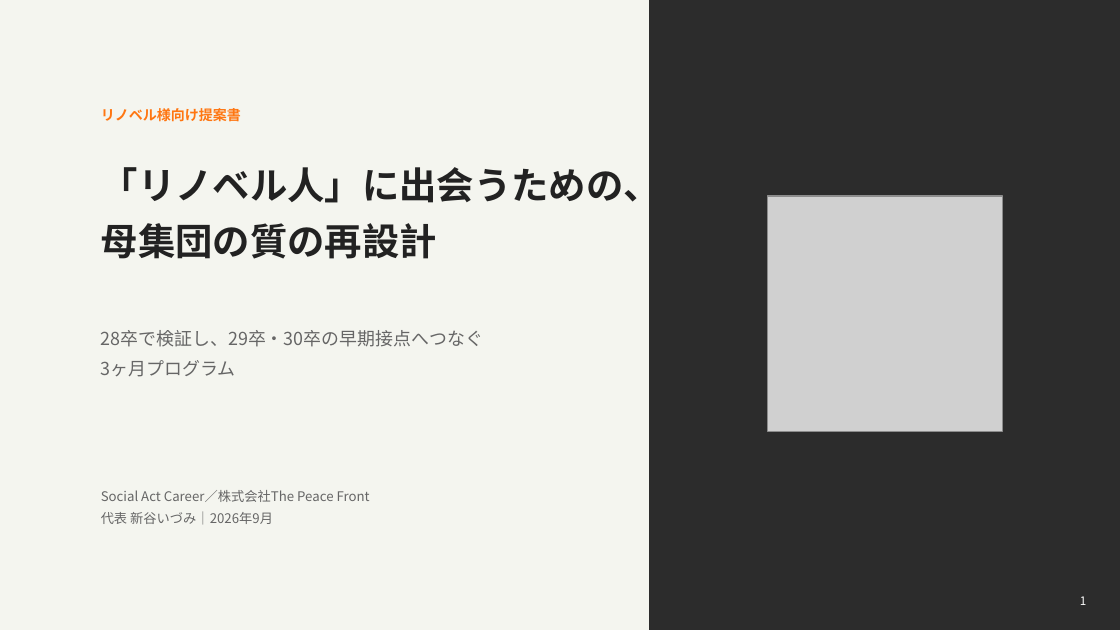
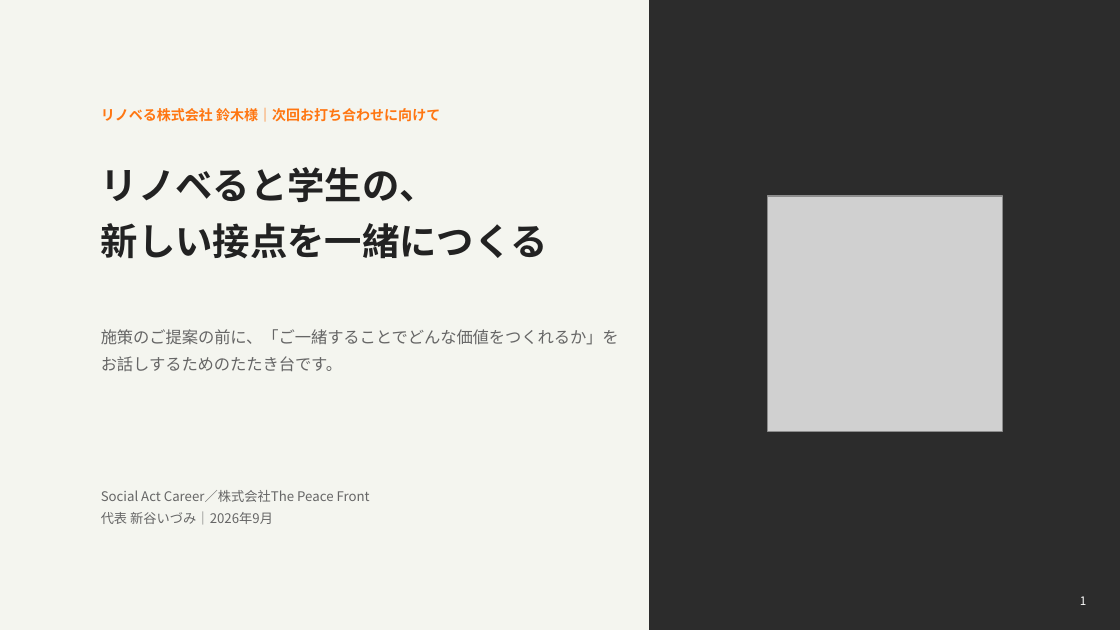
Before and after one commit to izumishintani/congrant-lp, a slide deck: slide 1 of proposals/renoveru-2026-09.pptx. Drawn at 1120x630 pixels with LibreOffice and Linux fonts; fonts in the diff are those of the drawing; grey boxes stand for pictures. Boxes give left, top, right and bottom in pixels: in the first picture for what was removed or moved away, otherwise in the second. Text is boxed around its words. In the diff, an @@ line names an element or a change of style, - is before the commit and + after.

```diff
--- a/proposals/renoveru-2026-09.pptx
+++ b/proposals/renoveru-2026-09.pptx
@@ text at (101,108,440,122): text changed @@
-リノベル様向け提案書
+リノベる株式会社 鈴木様｜次回お打ち合わせに向けて
@@ text at (101,167,548,259): text changed @@
-「リノベル人」に出会うための、
-母集団の質の再設計
+リノベると学生の、
+新しい接点を一緒につくる
@@ text at (101,329,619,371): text changed; size 11.5 to 10.5 pt @@
-28卒で検証し、29卒・30卒の早期接点へつなぐ
-3ヶ月プログラム
+施策のご提案の前に、「ご一緒することでどんな価値をつくれるか」を
+お話しするためのたたき台です。
```
Also in this commit, not shown: 4 other slides changed, 6 slides added, 11 slides removed, 1 other file.
